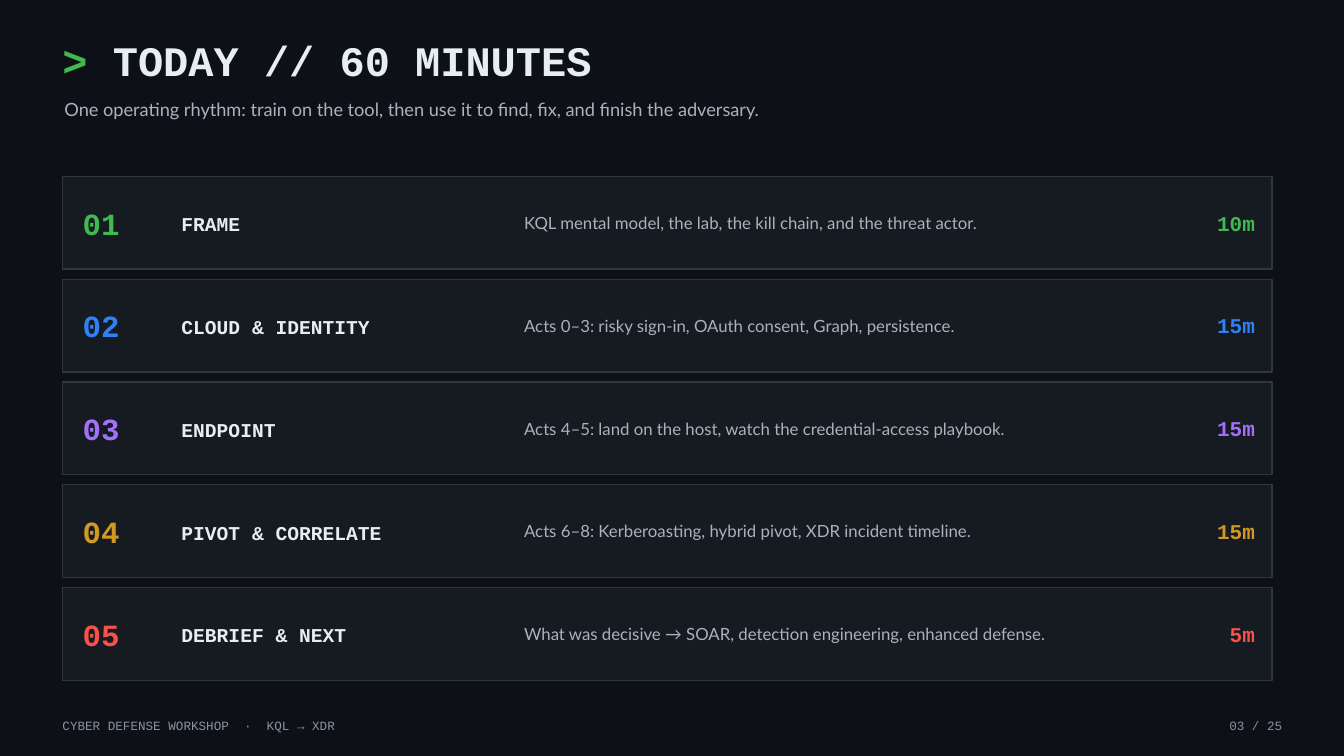
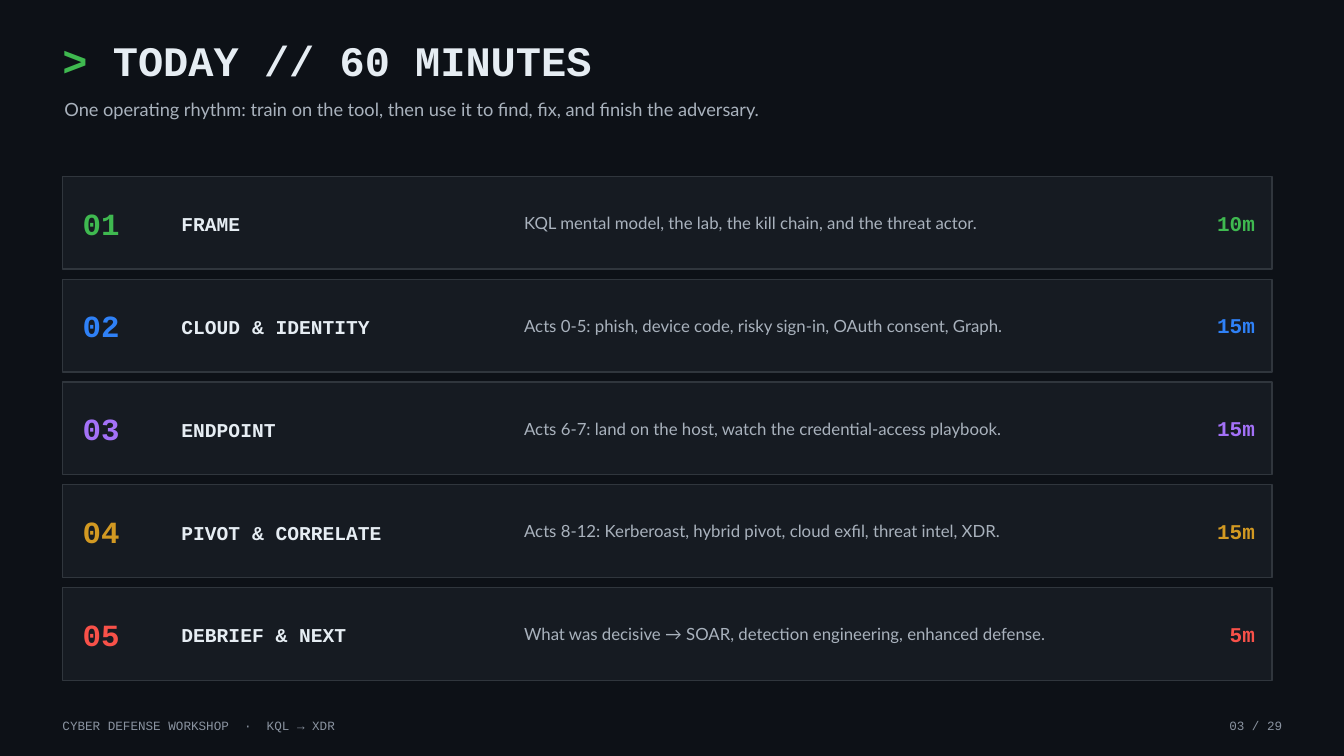
Before and after one commit to dcodev1702/Cyber-Defense-Workshop-ADX, a slide deck: slide 3 of STUDENT-GUIDES/Cyber_Defense_KQL_Workshop_v2.pptx. Drawn at 1344x756 pixels with LibreOffice and Linux fonts; fonts in the diff are those of the drawing. Boxes give left, top, right and bottom in pixels: in the first picture for what was removed or moved away, otherwise in the second. Text is boxed around its words. In the diff, an @@ line names an element or a change of style, - is before the commit and + after.

```diff
--- a/STUDENT-GUIDES/Cyber_Defense_KQL_Workshop_v2.pptx
+++ b/STUDENT-GUIDES/Cyber_Defense_KQL_Workshop_v2.pptx
@@ text at <box>524,319,1002,335</box>: text changed @@
-Acts 0–3: risky sign-in, OAuth consent, Graph, persistence.
+Acts 0-5: phish, device code, risky sign-in, OAuth consent, Graph.
@@ text at <box>524,422,1001,438</box>: text changed @@
-Acts 4–5: land on the host, watch the credential-access playbook.
+Acts 6-7: land on the host, watch the credential-access playbook.
@@ text at <box>524,524,1000,540</box>: text changed @@
-Acts 6–8: Kerberoasting, hybrid pivot, XDR incident timeline.
+Acts 8-12: Kerberoast, hybrid pivot, cloud exfil, threat intel, XDR.
```
Also in this commit, not shown: 24 other slides changed, 4 slides added.
